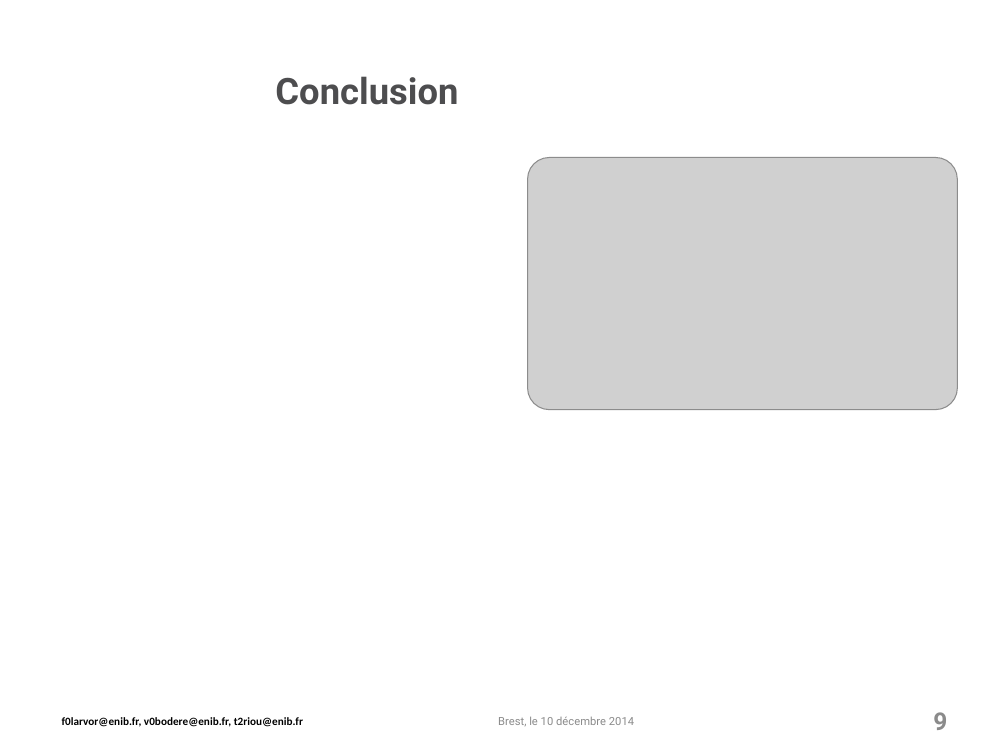
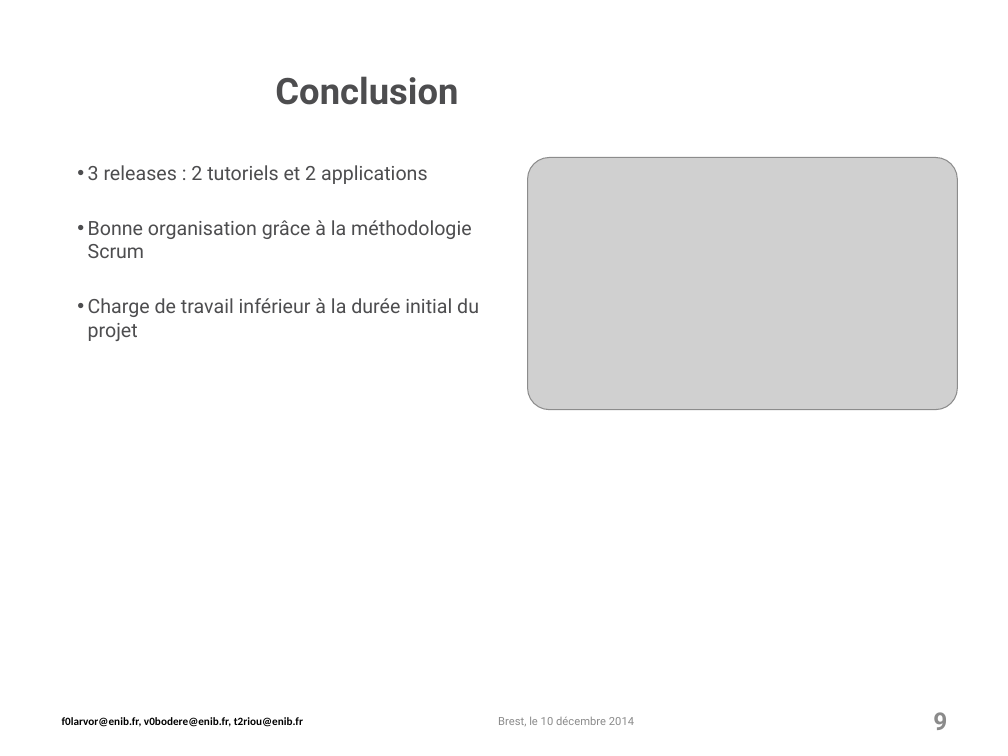
Before and after one commit to PixelSenseEnib/PixelSense, a slide deck: slide 9 of Soutenance/modele-ENIB-2010.pptx. Drawn at 1008x756 pixels with LibreOffice and Linux fonts; fonts in the diff are those of the drawing; grey boxes stand for pictures; background and template pictures are left out. Boxes give left, top, right and bottom in pixels: in the first picture for what was removed or moved away, otherwise in the second. Text is boxed around its words. In the diff, an @@ line names an element or a change of style, - is before the commit and + after.

Commit message:
sldmfjdfsljsdfjl

```diff
--- a/Soutenance/modele-ENIB-2010.pptx
+++ b/Soutenance/modele-ENIB-2010.pptx
@@ text added at (88,165,479,341), 14 pt, text #4D4D4F @@
+• 3 releases : 2 tutoriels et 2 applications
+• Bonne organisation grâce à la méthodologie Scrum
+• Charge de travail inférieur à la durée initial du projet
```
